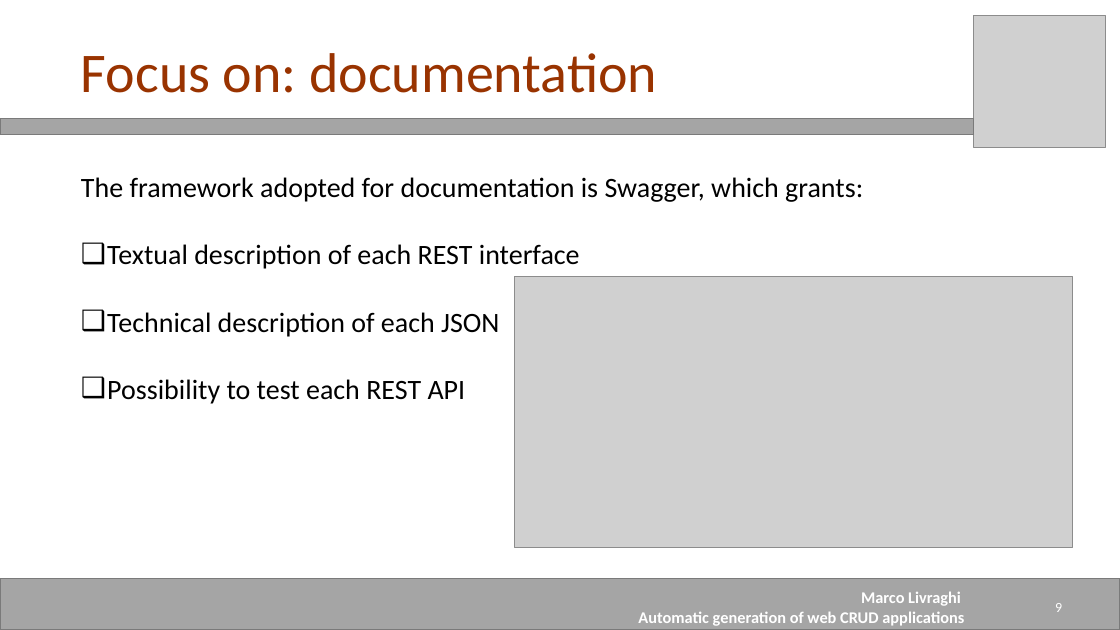
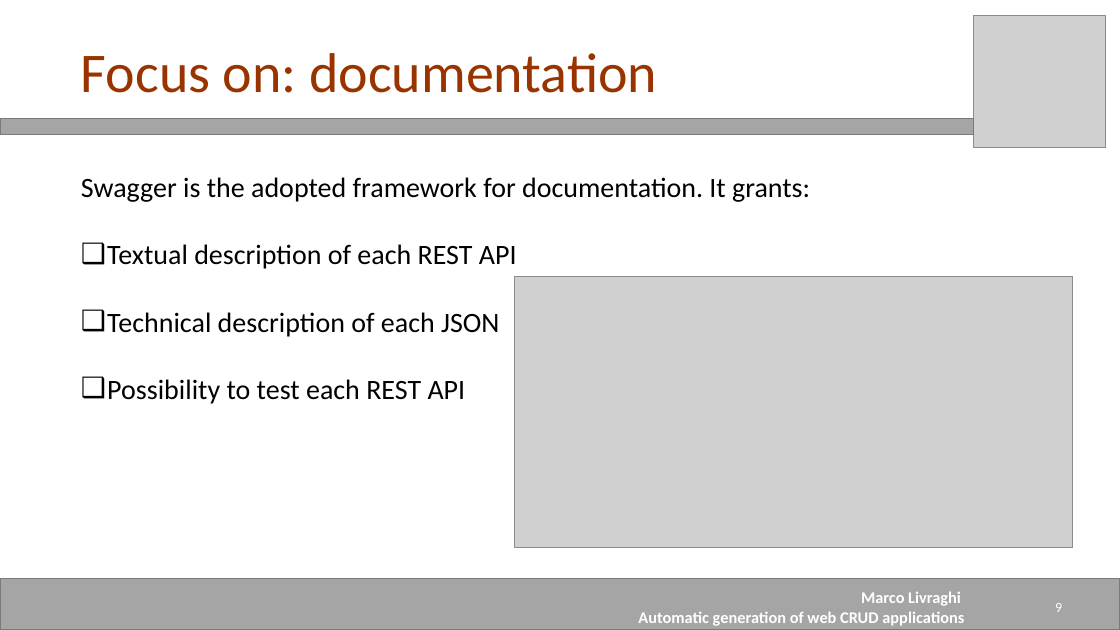
Before and after one commit to mrclivraghi/Anggen, a slide deck: slide 9 of Documentation/Presentation_Livraghi.pptx. Drawn at 1120x630 pixels with LibreOffice and Linux fonts; fonts in the diff are those of the drawing; grey boxes stand for pictures. Boxes give left, top, right and bottom in pixels: in the first picture for what was removed or moved away, otherwise in the second. Text is boxed around its words. In the diff, an @@ line names an element or a change of style, - is before the commit and + after.

```diff
--- a/Documentation/Presentation_Livraghi.pptx
+++ b/Documentation/Presentation_Livraghi.pptx
@@ text at [81,177,810,269]: text changed @@
-The framework adopted for documentation is Swagger, which grants:
-❑ Textual description of each REST interface
+Swagger is the adopted framework for documentation. It grants:
+❑ Textual description of each REST API
```
Also in this commit, not shown: 6 other slides changed.
